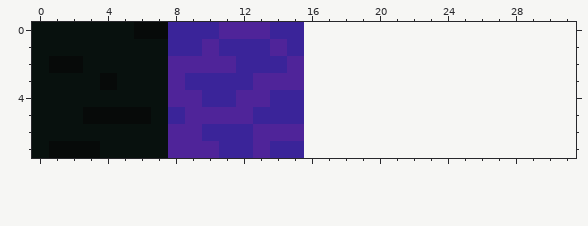
A pixel-art sprite gets an edit: Resources/dungeonTilemap.png. The first picture shows the starting point.
The file is 16x8 pixels. The old version is drawn lined up with the new one, on the new canvas.
After the commit:
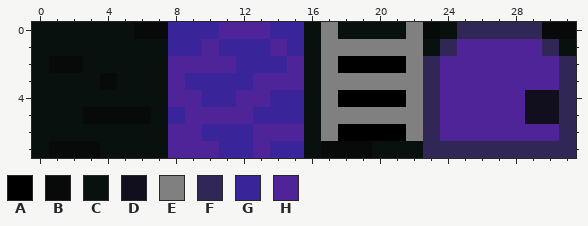
Palette (. is transparent): A #000000  B #070a09  C #08110e  D #110e1e  E #808080  F #302756  G #3a2499  H #4f2499
What changed:
canvas 16x8 -> 32x8
Colour A is added in row 2 at x 18 to 21; in row 4 at x 18 to 21; in row 6 at x 18 to 21.
Colour B is added in row 0 at x 23 and 30 to 31; in row 7 at x 17 to 19.
Colour C is added in row 0 at x 16, 18 to 21 and 24; in row 1 at x 16, 23 and 31; in rows 2 to 6 at x 16; in row 7 at x 16 and 20 to 22.
Colour D is added in rows 4 to 5 at x 29 to 30.
Colour E is added in row 0 at x 17 and 22; in row 1 at x 17 to 22; in row 2 at x 17 and 22; in row 3 at x 17 to 22; in row 4 at x 17 and 22; in row 5 at x 17 to 22.
Colour E is added in row 6 at x 17 and 22.
Colour F is added in row 0 at x 25 to 29; in row 1 at x 24 and 30; in rows 2 to 6 at x 23 and 31; in row 7 at x 23 to 31.
Colour H is added in row 1 at x 25 to 29; in rows 2 to 3 at x 24 to 30; in rows 4 to 5 at x 24 to 28; in row 6 at x 24 to 30.
Boxes around the changes in both pictures, in picture pixels (x1, y1, x2, y2):
added: (304, 22, 576, 158)
